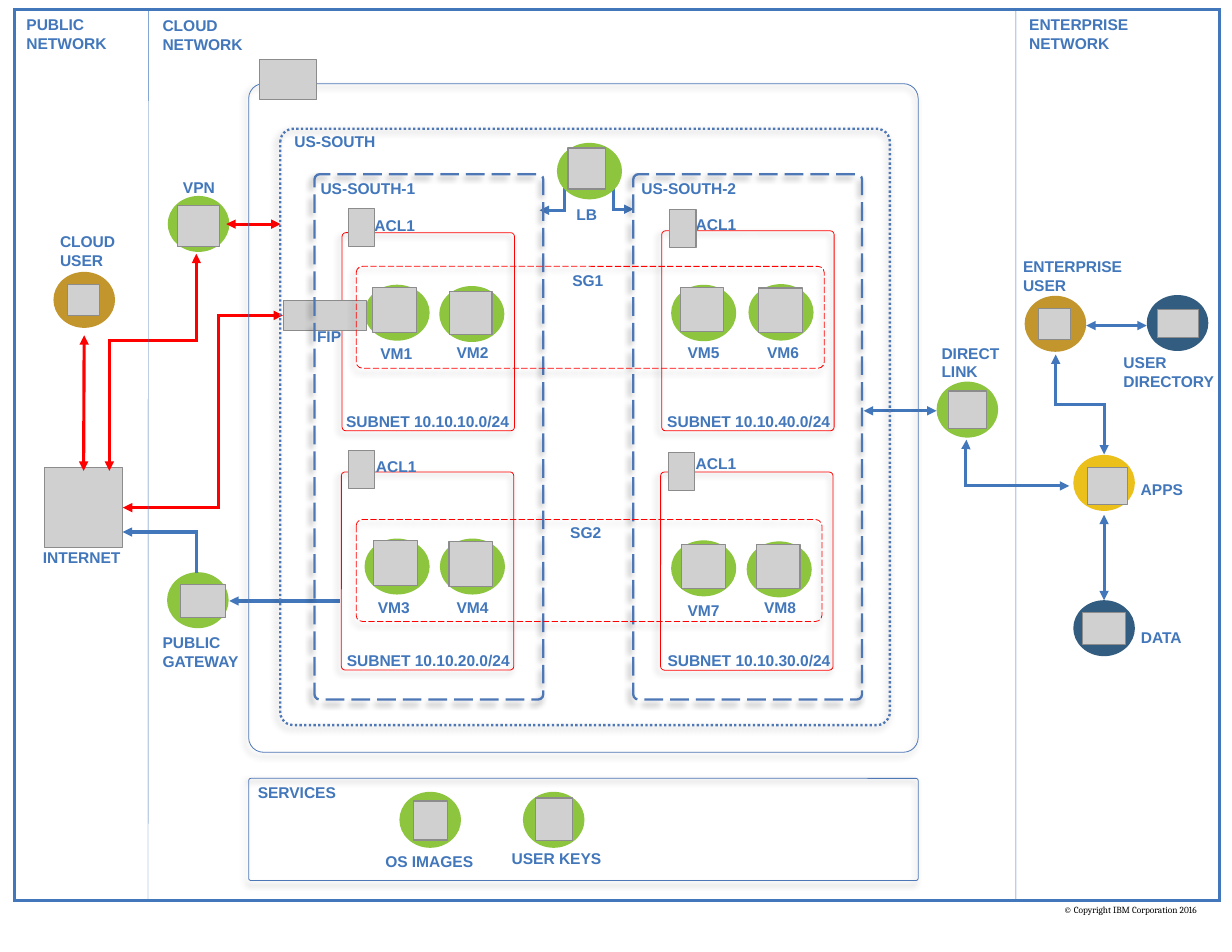
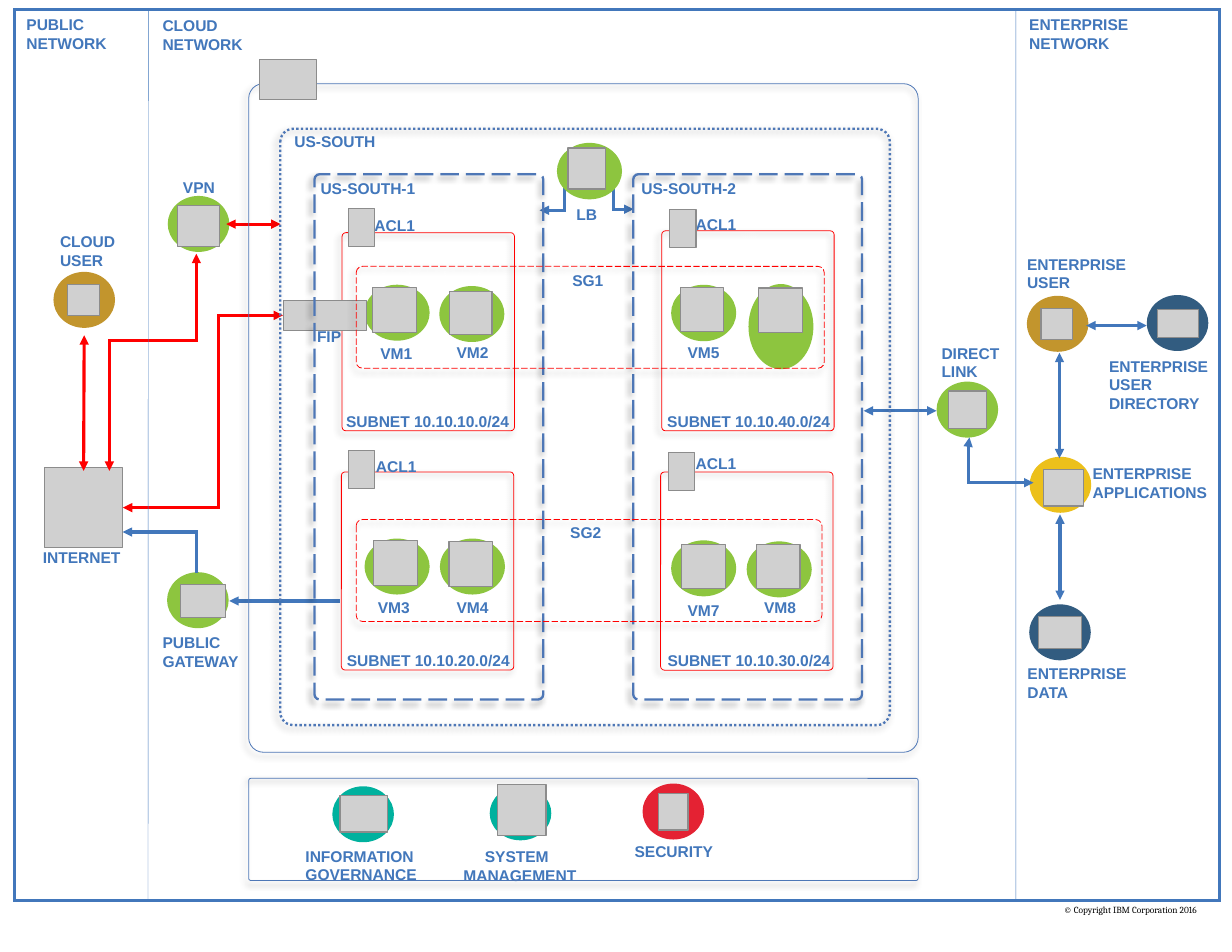
Before and after one commit to ibm-cloud-architecture/ibm-cloud-stencils, a slide deck: slide 2 of powerpoint/templates/VirtualPrivateCloudEditablePPT.pptx. Drawn at 1232x952 pixels with LibreOffice and Linux fonts; fonts in the diff are those of the drawing; grey boxes stand for pictures. Boxes give left, top, right and bottom in pixels: in the first picture for what was removed or moved away, otherwise in the second. Text is boxed around its words. In the diff, an @@ line names an element or a change of style, - is before the commit and + after.

Commit message:
minor

```diff
--- a/powerpoint/templates/VirtualPrivateCloudEditablePPT.pptx
+++ b/powerpoint/templates/VirtualPrivateCloudEditablePPT.pptx
@@ text "ENTERPRISE": place and size @@
-text "ENTERPRISE" at [1023, 261, 1122, 291]
+text "ENTERPRISE" at [1027, 259, 1126, 288]
@@ freeform shape: place and size @@
-freeform shape at [748, 284, 813, 340]
+freeform shape at [748, 284, 813, 370]
@@ freeform shape at [1027, 296, 1089, 352]: outline redrawn @@
@@ elbow double arrow moved from (1056, 355) - (1104, 455) to (1060, 353) - (1060, 458) @@
@@ elbow double arrow (1060, 353) - (1060, 458): elbow double arrow to double arrow @@
@@ text "ENTERPRISE": place and size @@
-text "ENTERPRISE" at [1123, 357, 1213, 387]
+text "ENTERPRISE" at [1109, 361, 1208, 409]
@@ text at [1109, 361, 1208, 372]: paragraph added @@
+ENTERPRISE
@@ elbow double arrow moved from (967, 440) - (1070, 486) to (970, 438) - (1034, 483) @@
@@ text at [1093, 468, 1207, 498]: text changed @@
-APPS
+ENTERPRISE
+APPLICATIONS
@@ 1 picture, 1 freeform shape, 1 double arrow: place and size @@
-1 picture, 1 freeform shape, 1 double arrow at [1073, 455, 1135, 600]
+1 picture, 1 freeform shape, 1 double arrow at [1029, 457, 1091, 600]
@@ freeform shape: place and size @@
-freeform shape at [1073, 600, 1135, 656]
+freeform shape at [1029, 605, 1091, 661]
@@ picture: place and size @@
-picture at [1083, 613, 1126, 644]
+picture at [1038, 617, 1081, 648]
@@ text at [1027, 668, 1126, 679]: paragraph added @@
+ENTERPRISE
@@ text "ENTERPRISE": place and size @@
-text "ENTERPRISE" at [1141, 632, 1182, 643]
+text "ENTERPRISE" at [1027, 668, 1126, 698]
@@ text removed at [258, 787, 336, 798] @@
-SERVICES
@@ freeform shape at [333, 786, 394, 842]: fill #8DC53F to #00B19E @@
@@ freeform shape: place and size @@
-freeform shape at [400, 792, 461, 848]
+freeform shape at [333, 786, 394, 842]
@@ picture added at [340, 796, 389, 832] @@
@@ picture removed at [413, 801, 448, 840] @@
@@ freeform shape: place and size @@
-freeform shape at [523, 792, 585, 848]
+freeform shape at [489, 786, 551, 840]
@@ freeform shape at [489, 786, 551, 840]: fill #8DC53F to #00B19E @@
@@ picture added at [497, 784, 547, 836] @@
@@ picture removed at [535, 797, 573, 840] @@
@@ freeform shape added at [643, 784, 704, 840], fill #E42233 @@
@@ picture added at [659, 793, 688, 830] @@
@@ text at [305, 851, 416, 881]: text changed @@
-USER KEYS
+INFORMATION
+GOVERNANCE
@@ text at [463, 851, 576, 881]: text changed @@
-OS IMAGES
+SYSTEM
+MANAGEMENT
@@ text added at [635, 846, 713, 857], 10 pt, text #4277BB, bold @@
+SECURITY
```
